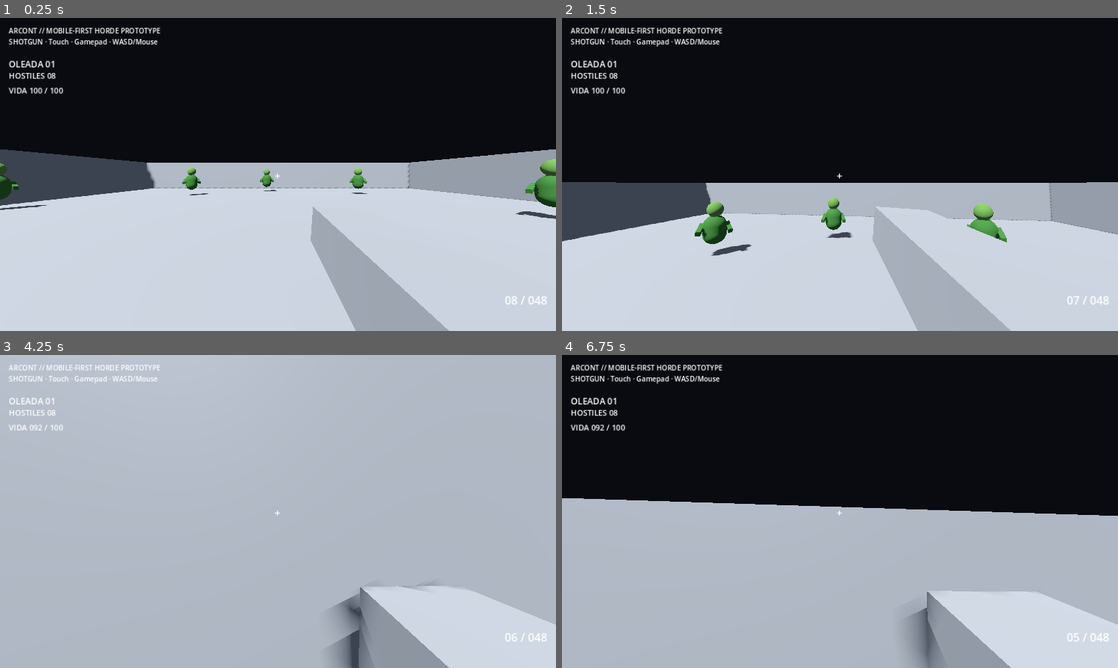
Above: before the commit, frames 1-4 (two rows, left to right).
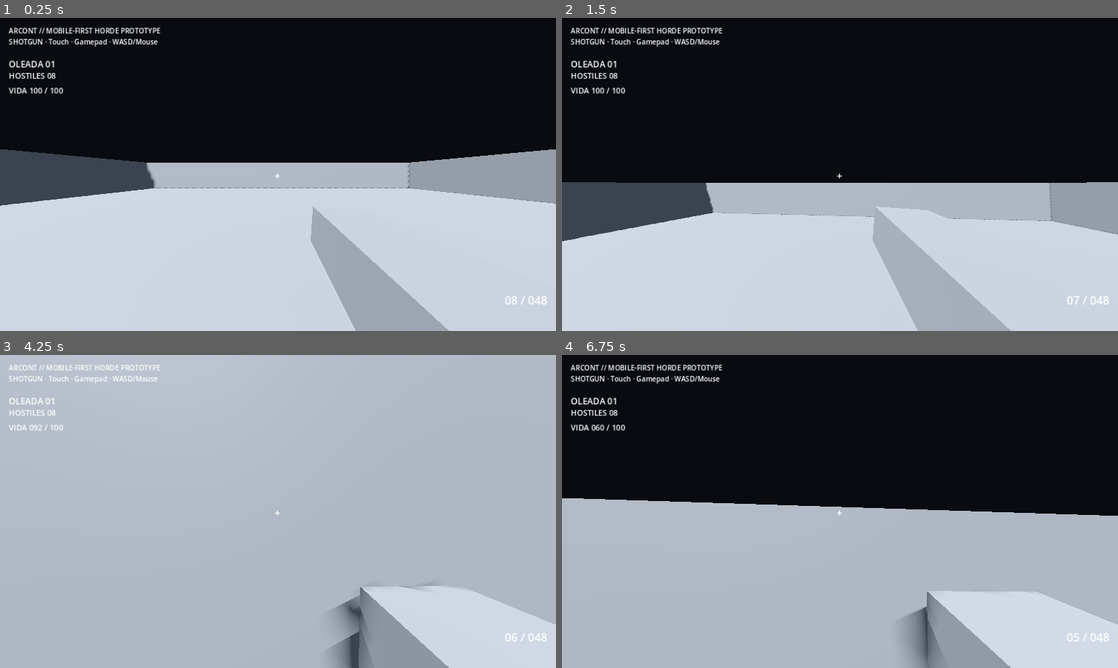
Above: after the commit, the same moments.

Repository: heliossamuelhernandezreyes/Arcont
Game: Godot game, scene res://scenes/main.tscn
Same seed, same stepped clock (60 frames per second), same inputs: the game is played once before the commit and once after it.
Inputs (mouse positions are in pixels of both pictures, inside the frame that each line leads up to):
- Up to frame 1 (0.25 s): no input
- Up to frame 2 (1.5 s): move the mouse to (867, 174) at 0.52 s; hold Shift (sprint) 0.53-1.28 s; hold W (move_forward) from 0.53 s (still down); click (867, 174) at 0.67 s; tap Space (jump) at 0.77 s; move the mouse to (812, 174) at 1.27 s; tap Shift (sprint) at 1.35 s
- Up to frame 3 (4.25 s): keep holding W (move_forward); tap Space (jump) at 1.52, 3.02, 3.77 s; move the mouse to (289, 505) at 2.02 s; hold Shift (sprint) 2.03-2.78 s; move the mouse to (272, 517) at 2.77 s; tap Shift (sprint) at 2.85 s; click (272, 517) at 2.92 s; move the mouse to (316, 514) at 3.52 s; hold Shift (sprint) from 3.53 s (still down)
- Up to frame 4 (6.75 s): move the mouse to (795, 508) at 4.27 s; release Shift (sprint) at 4.28 s; tap Shift (sprint) at 4.35, 5.85 s; tap Space (jump) at 4.52, 6.02 s; move the mouse to (845, 511) at 5.02 s; hold Shift (sprint) 5.03-5.78 s; click (845, 511) at 5.17 s; move the mouse to (817, 505) at 5.77 s; release W (move_forward) at 5.78 s; hold D (move_right) 5.78-6.53 s; move the mouse to (867, 511) at 6.52 s; hold W (move_forward) from 6.53 s (still down); hold Shift (sprint) from 6.53 s (still down)

The runs differ from the first frame. In frame 1, 1.2% of the frame differs, in the area x 0-100%, y 45-65%; in frame 2, 1.4%, in the area x 23-80%, y 57-76%; in frame 3, less than 0.1%; in frame 4, less than 0.1%.

Commit message:
feat: spawn hordes through district entry points

Diff:
--- a/scripts/main.gd
+++ b/scripts/main.gd
@@ -4,7 +4,6 @@
 
 @export var first_wave_size := 8
 @export var wave_growth := 4
-@export var spawn_radius := 11.5
 @export var time_between_waves := 2.5
 @export var mobile_enemy_cap := 36
 @export var desktop_enemy_cap := 64
@@ -14,6 +13,7 @@
 var waiting_for_next_wave := false
 var game_over := false
 var enemy_pool: Array[Node] = []
+var spawn_points: Array[Node3D] = []
 
 @onready var player: Node3D = $Player
 @onready var weapon: Node = $Player/Head/Camera3D/Weapon
@@ -35,9 +35,16 @@
 	weapon.shot_fired.connect(feedback.on_shot_fired)
 	weapon.impact_feedback.connect(feedback.on_hit_feedback)
 	budget.profile_changed.connect(_on_performance_profile_changed)
+	_collect_spawn_points()
 	_on_player_health_changed(player.health, player.max_health)
 	_on_ammo_changed(weapon.ammo_in_mag, weapon.reserve_ammo, weapon.magazine_size)
 	_start_next_wave()
+
+func _collect_spawn_points() -> void:
+	spawn_points.clear()
+	for node in get_tree().get_nodes_in_group("enemy_spawn"):
+		if node is Node3D:
+			spawn_points.append(node as Node3D)
 
 func _start_next_wave() -> void:
 	if waiting_for_next_wave or game_over:
@@ -59,14 +66,23 @@
 		$Enemies.add_child(enemy)
 	else:
 		enemy = enemy_pool.pop_back()
-	var safe_total: float = maxf(float(total), 1.0)
-	var angle: float = TAU * float(index) / safe_total + randf_range(-0.18, 0.18)
-	var radius: float = spawn_radius + randf_range(-1.5, 1.5)
-	var spawn_position := Vector3(cos(angle) * radius, 0.0, sin(angle) * radius)
+	var spawn_position := _spawn_position_for(index, total)
 	if enemy.has_method("activate"):
 		enemy.activate(spawn_position, player, budget.ai_interval, budget.gore_parts)
 	else:
 		enemy.position = spawn_position
+
+func _spawn_position_for(index: int, total: int) -> Vector3:
+	if not spawn_points.is_empty():
+		# Spread a wave over multiple entrances, with a small jitter so enemies do not stack perfectly.
+		var stride := maxi(1, spawn_points.size() / maxi(mini(total, spawn_points.size()), 1))
+		var point_index := (index * stride + wave) % spawn_points.size()
+		var point := spawn_points[point_index]
+		return point.global_position + Vector3(randf_range(-1.1, 1.1), 0.0, randf_range(-1.1, 1.1))
+	# Safety fallback if the environment has not produced markers.
+	var safe_total := maxf(float(total), 1.0)
+	var angle := TAU * float(index) / safe_total
+	return Vector3(cos(angle) * 24.0, 0.2, sin(angle) * 24.0)
 
 func _on_enemy_died(enemy: Node) -> void:
 	alive = maxi(alive - 1, 0)
@@ -91,7 +107,7 @@
 
 func _on_player_died() -> void:
 	game_over = true
-	info_label.text = "ARCONT // OPERADOR CAIDO\nReinicio manual pendiente del prototipo"
+	info_label.text = "ARCONT // OPERADOR CAIDO\nDistrito de evacuación comprometido"
 	reload_label.text = ""
 
 func _on_ammo_changed(current: int, reserve: int, _magazine_size: int) -> void:
